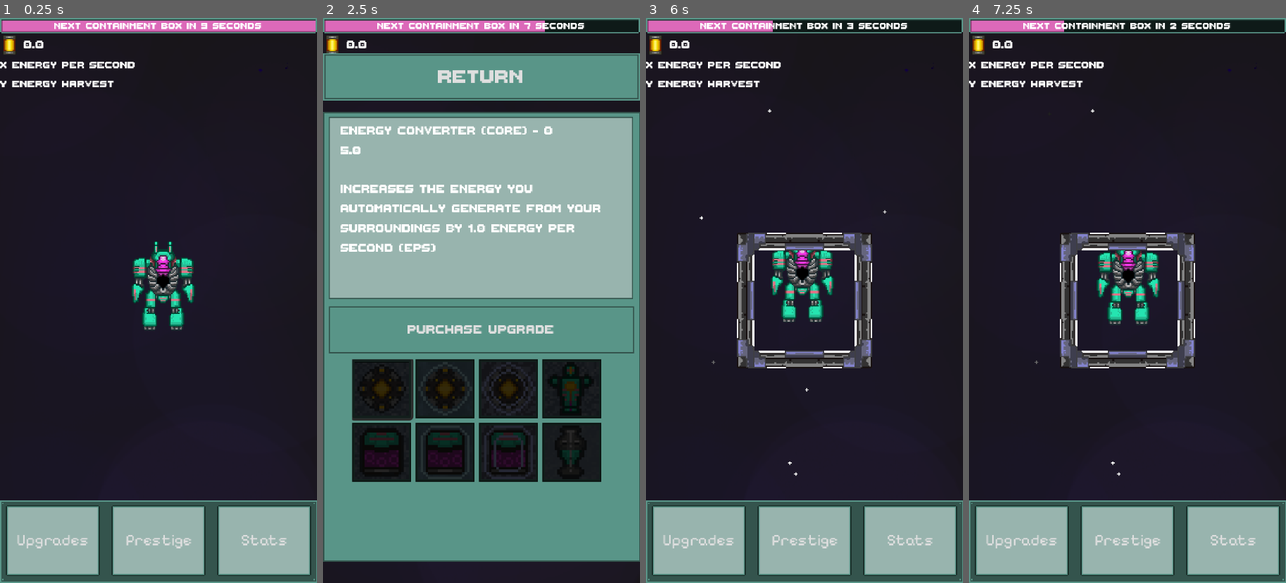
Above: before the commit, frames 1-4 (left to right).
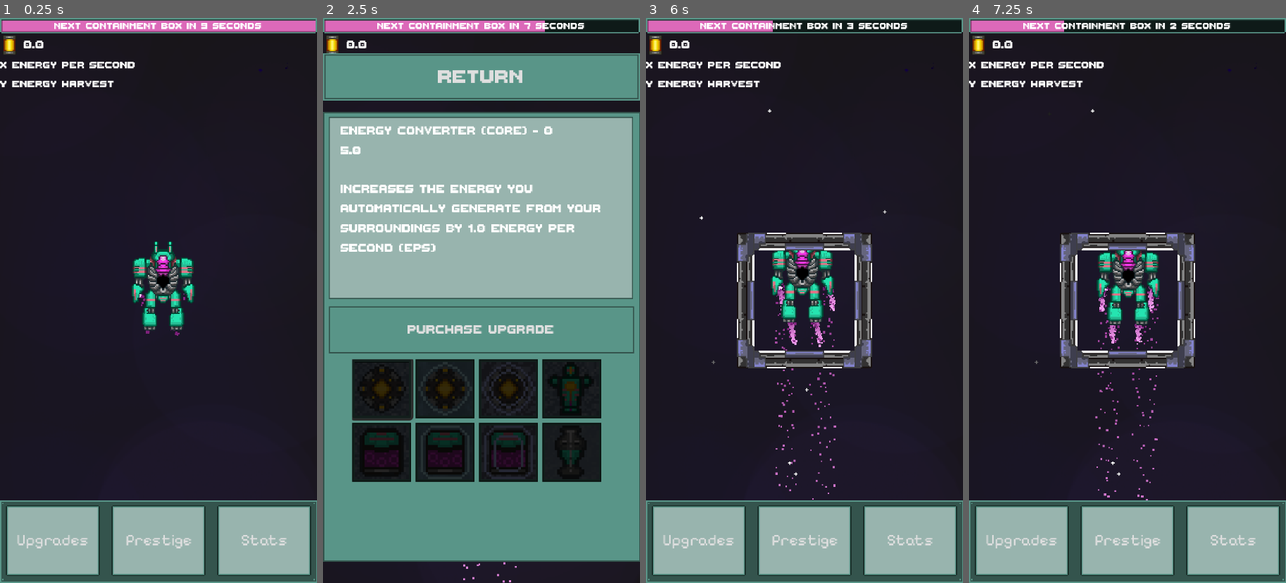
Above: after the commit, the same moments.

Repository: MightyPossum/Kabal-GameJam-2025
Game: Godot game, scene res://assets/scenes/GameScene.tscn
Two runs of this game, one before a commit and one after it. Both use one fixed random seed, a clock stepped at 60 frames per second and the inputs below.
Inputs (mouse positions are in pixels of both pictures, inside the frame that each line leads up to):
- Up to frame 1 (0.25 s): no input
- Up to frame 2 (2.5 s): click "Upgrades" at 0.5 s; click "Purchase Upgrade" at 1.25 s; click (383, 390) at 2.02 s
- Up to frame 3 (6 s): click "Purchase Upgrade" at 2.75 s; click (706, 390) at 3.52 s; click "Purchase Upgrade" at 4.25 s; click (706, 390) at 5.02 s; click "Return" at 5.75 s
- Up to frame 4 (7.25 s): click "Prestige" at 6.5 s

The runs differ from the first frame. In frame 1, less than 0.1% of the frame differs, in the area x 43-59%, y 48-57%; in frame 2, less than 0.1%; in frame 3, 0.5%, in the area x 40-60%, y 46-86%; in frame 4, 0.5%.

Commit message:
fixed thruster particles

Diff:
--- a/assets/scenes/mech.tscn
+++ b/assets/scenes/mech.tscn
@@ -1,7 +1,7 @@
 [gd_scene load_steps=7 format=3 uid="uid://debg83k4fjtb5"]
 
 [ext_resource type="Script" uid="uid://hg8lhr6gyq2t" path="res://assets/scripts/mech.gd" id="1_tbcuu"]
-[ext_resource type="PackedScene" path="res://assets/scenes/thruster_particles.tscn" id="2_epkyn"]
+[ext_resource type="PackedScene" uid="uid://dowsmtxjlqbk4" path="res://assets/scenes/particles/thruster_particles.tscn" id="2_epkyn"]
 [ext_resource type="PackedScene" uid="uid://ccli6u06lnj5y" path="res://assets/scenes/basic_projectile.tscn" id="2_ga1cp"]
 [ext_resource type="Texture2D" uid="uid://c5mocbq4p6oc5" path="res://assets/art/mechinaboxmech.png" id="2_tbcuu"]
 
